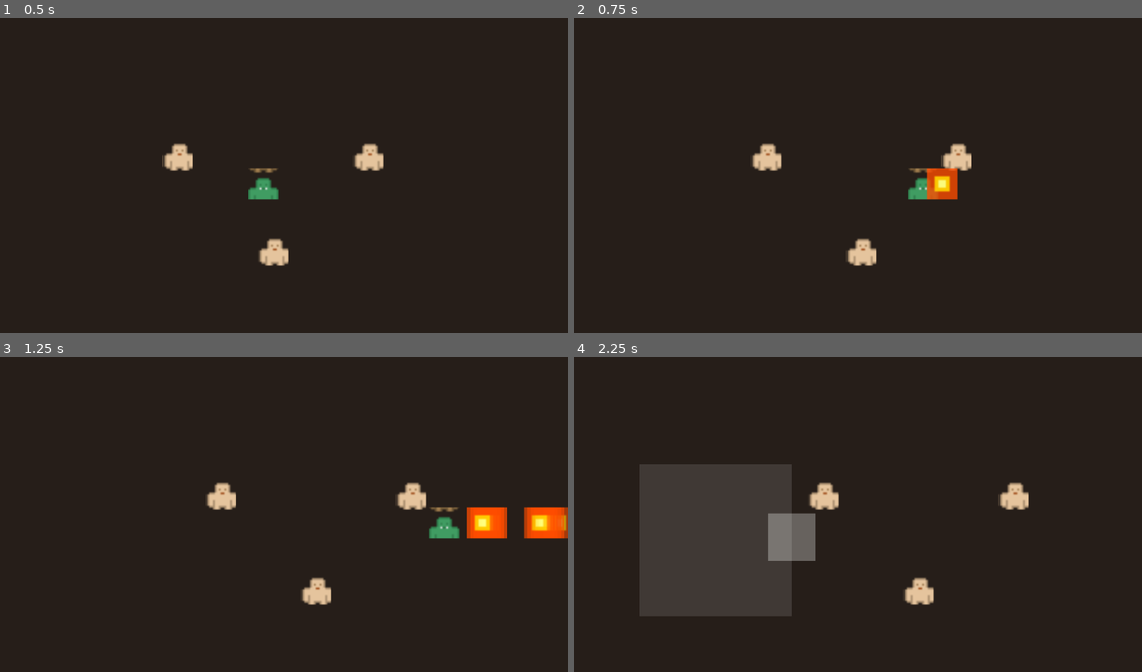
Above: before the commit, frames 1-4 (two rows, left to right).
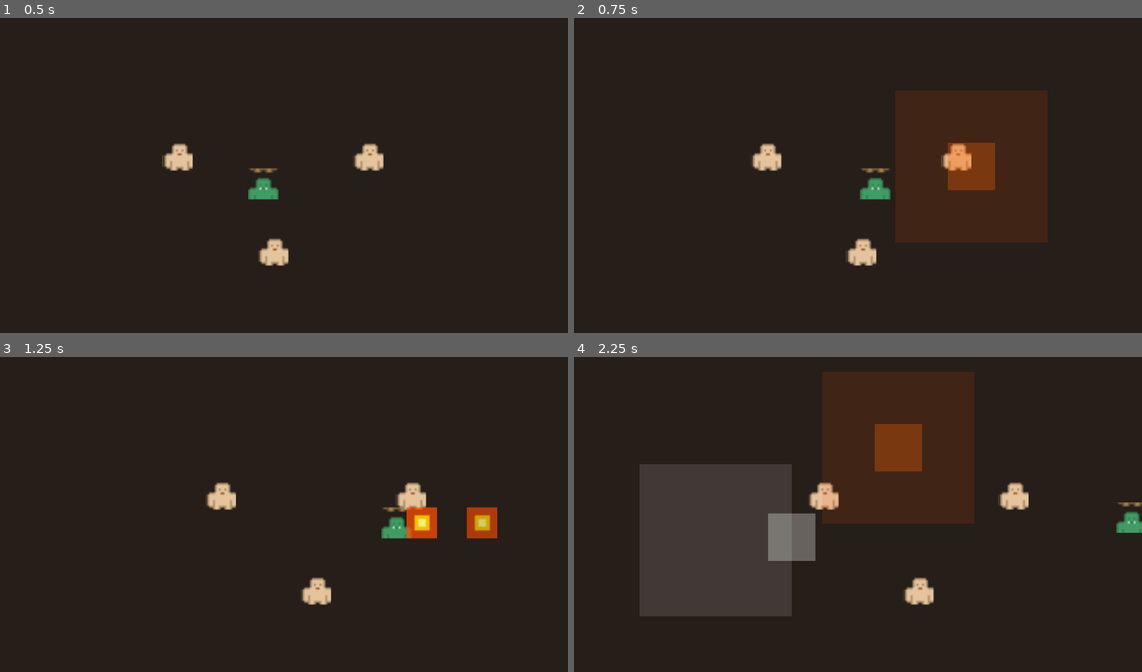
Above: after the commit, the same moments.

Repository: dcsepke-byte/slime-survivor
Game: Godot game, scene res://scenes/main.tscn
Two runs of this game, one before a commit and one after it. Both use one fixed random seed, a clock stepped at 60 frames per second and the inputs below.
Inputs (mouse positions are in pixels of both pictures, inside the frame that each line leads up to):
- Up to frame 1 (0.5 s): no input
- Up to frame 2 (0.75 s): move the mouse to (971, 166) at 0.52 s; hold Right (ui_right) from 0.53 s (still down); hold Shift from 0.53 s (still down); click (971, 166) at 0.67 s
- Up to frame 3 (1.25 s): keep holding Right (ui_right); keep holding Shift; tap Space at 0.77, 0.8, 1.07 s
- Up to frame 4 (2.25 s): release Right (ui_right) at 1.25 s; release Shift at 1.25 s; drag from (716, 539) to (1136, 523) at 1.27 s; move the mouse to (897, 448) at 2.02 s; hold Right (ui_right) from 2.03 s (still down); hold Shift from 2.03 s (still down); click (897, 448) at 2.17 s

Frame 1 is identical in both runs. In frame 2, 13% of the frame differs, in the area x 50-84%, y 23-72%; in frame 3, 2.6%; in frame 4, 13%.

Commit message:
feat: Dual-Stick — links bewegen, rechts zielen+feuern

Diff:
--- a/scenes/mobile_ui.tscn
+++ b/scenes/mobile_ui.tscn
@@ -6,12 +6,22 @@
 layer = 100
 script = ExtResource("1")
 
-[node name="Bg" type="ColorRect" parent="."]
+[node name="BgL" type="ColorRect" parent="."]
 color = Color(1, 1, 1, 0.12)
 size = Vector2(160, 160)
 mouse_filter = 2
 
-[node name="Knob" type="ColorRect" parent="."]
+[node name="KnobL" type="ColorRect" parent="."]
 color = Color(1, 1, 1, 0.3)
 size = Vector2(50, 50)
 mouse_filter = 2
+
+[node name="BgR" type="ColorRect" parent="."]
+color = Color(1, 0.3, 0, 0.12)
+size = Vector2(160, 160)
+mouse_filter = 2
+
+[node name="KnobR" type="ColorRect" parent="."]
+color = Color(1, 0.4, 0, 0.3)
+size = Vector2(50, 50)
+mouse_filter = 2
--- a/scripts/mobile_ui.gd
+++ b/scripts/mobile_ui.gd
@@ -1,19 +1,29 @@
 extends CanvasLayer
-## Mobile Touch-Steuerung — simpel & robust
+## Dual-Stick Mobile-Steuerung
+## Linker Stick = Bewegen | Rechter Stick = Zielen & Schießen
 
-var active := false
-var start_pos := Vector2.ZERO
+var left_active := false
+var left_start := Vector2.ZERO
 var movement := Vector2.ZERO
-var fire_queued := false
-var dash_queued := false
 
-@onready var knob: ColorRect = $Knob
-@onready var bg: ColorRect = $Bg
+var right_active := false
+var right_start := Vector2.ZERO
+var aim_dir := Vector2.ZERO
+var fire_held := false
+
+var stick_radius := 80.0
+
+@onready var knob_l: ColorRect = $KnobL
+@onready var bg_l: ColorRect = $BgL
+@onready var knob_r: ColorRect = $KnobR
+@onready var bg_r: ColorRect = $BgR
 
 
 func _ready() -> void:
-	bg.visible = false
-	knob.visible = false
+	bg_l.visible = false
+	knob_l.visible = false
+	bg_r.visible = false
+	knob_r.visible = false
 
 
 func _input(event: InputEvent) -> void:
@@ -23,45 +33,56 @@
 	if event is InputEventScreenTouch:
 		if event.pressed:
 			if event.position.x < half:
-				active = true
-				start_pos = event.position
-				bg.position = start_pos - Vector2(80, 80)
-				knob.position = start_pos - Vector2(25, 25)
-				bg.visible = true
-				knob.visible = true
+				# Linker Stick
+				left_active = true
+				left_start = event.position
+				bg_l.position = left_start - Vector2(stick_radius, stick_radius)
+				knob_l.position = left_start - Vector2(25, 25)
+				bg_l.visible = true
+				knob_l.visible = true
 			else:
-				if event.position.y < vs.y * 0.5:
-					fire_queued = true
-				else:
-					dash_queued = true
+				# Rechter Stick = Zielen + Schießen
+				right_active = true
+				fire_held = true
+				right_start = event.position
+				bg_r.position = right_start - Vector2(stick_radius, stick_radius)
+				knob_r.position = right_start - Vector2(25, 25)
+				bg_r.visible = true
+				knob_r.visible = true
 		else:
-			# JEDES Loslassen auf linker Seite deaktiviert
 			if event.position.x < half:
-				active = false
-				bg.visible = false
-				knob.visible = false
+				left_active = false
+				bg_l.visible = false
+				knob_l.visible = false
 				movement = Vector2.ZERO
+			else:
+				right_active = false
+				fire_held = false
+				bg_r.visible = false
+				knob_r.visible = false
+				aim_dir = Vector2.ZERO
 
 	elif event is InputEventScreenDrag:
-		if active:
-			var off: Vector2 = event.position - start_pos
-			if off.length() > 80:
-				off = off.normalized() * 80
-			knob.position = start_pos + off - Vector2(25, 25)
-			movement = off / 80.0
+		if left_active and event.position.x < vs.x * 0.7:
+			var off: Vector2 = event.position - left_start
+			if off.length() > stick_radius:
+				off = off.normalized() * stick_radius
+			knob_l.position = left_start + off - Vector2(25, 25)
+			movement = off / stick_radius
+
+		elif right_active:
+			var off: Vector2 = event.position - right_start
+			if off.length() > stick_radius:
+				off = off.normalized() * stick_radius
+			knob_r.position = right_start + off - Vector2(25, 25)
+			aim_dir = off / stick_radius
 
 
 func get_movement() -> Vector2:
 	return movement
 
-func pop_fire() -> bool:
-	if fire_queued:
-		fire_queued = false
-		return true
-	return false
+func get_aim() -> Vector2:
+	return aim_dir
 
-func pop_dash() -> bool:
-	if dash_queued:
-		dash_queued = false
-		return true
-	return false
+func is_firing() -> bool:
+	return fire_held and aim_dir != Vector2.ZERO
--- a/scripts/player.gd
+++ b/scripts/player.gd
@@ -1,14 +1,12 @@
 extends CharacterBody2D
 class_name Player
+## Slime Survivor — Dual-Stick: Linker Stick = Bewegen, Rechter Stick = Zielen
 
 const SPEED := 200.0
-const DASH_SPEED := 500.0
-
-var dash_timer: float = 0.0
-var dash_cooldown: float = 0.0
-var dash_dir := Vector2.ZERO
+const FIRE_RATE := 0.3
 
 var mobile: Node = null
+var fire_cooldown: float = 0.0
 
 
 func _ready() -> void:
@@ -20,45 +18,41 @@
 
 
 func _physics_process(delta: float) -> void:
+	# Bewegung
 	var input := Vector2.ZERO
 	if mobile:
 		input = mobile.get_movement()
-	# Auch Tastatur
 	var kb := Input.get_vector("ui_left", "ui_right", "ui_up", "ui_down")
 	if kb != Vector2.ZERO:
 		input = kb
-
-	if dash_timer > 0:
-		dash_timer -= delta
-		velocity = dash_dir * DASH_SPEED
-	else:
-		velocity = input * SPEED
-		dash_cooldown = max(0.0, dash_cooldown - delta)
-
+	velocity = input * SPEED
 	move_and_slide()
 
-	# Dash
-	var want_dash: bool = Input.is_key_pressed(KEY_SHIFT) or (mobile and mobile.pop_dash())
-	if want_dash and dash_cooldown <= 0 and input != Vector2.ZERO:
-		dash_timer = 0.15
-		dash_cooldown = 0.8
-		dash_dir = input.normalized()
+	# Schießen: Rechter Stick oder Space (Desktop)
+	fire_cooldown = max(0.0, fire_cooldown - delta)
+	var want_fire: bool = Input.is_key_pressed(KEY_SPACE)
+	if mobile and mobile.is_firing() and fire_cooldown <= 0:
+		want_fire = true
 
-	# Feuern
-	var want_fire: bool = Input.is_key_pressed(KEY_SPACE) or (mobile and mobile.pop_fire())
-	if want_fire:
+	if want_fire and fire_cooldown <= 0:
+		fire_cooldown = FIRE_RATE
 		_cast_fireball()
 
 
 func _cast_fireball() -> void:
 	var fb: Area2D = preload("res://scenes/fireball.tscn").instantiate()
-	fb.position = global_position + Vector2(20, 0)
+	fb.position = global_position
 
+	# Richtung: Rechter Stick > Maus > Bewegungsrichtung
 	var dir := Vector2.RIGHT
 	if mobile:
-		var mov: Vector2 = mobile.get_movement()
-		if mov != Vector2.ZERO:
-			dir = mov.normalized()
+		var aim: Vector2 = mobile.get_aim()
+		if aim != Vector2.ZERO:
+			dir = aim.normalized()
+		else:
+			var mov: Vector2 = mobile.get_movement()
+			if mov != Vector2.ZERO:
+				dir = mov.normalized()
 	else:
 		var md := get_global_mouse_position() - global_position
 		if md != Vector2.ZERO:
Not shown, removed: build/web/index.apple-touch-icon.png.import
Not shown, removed: build/web/index.icon.png.import
Not shown, removed: build/web/index.png.import
Not shown, changed: build/web/index.html
Not shown, changed: build/web/index.pck
